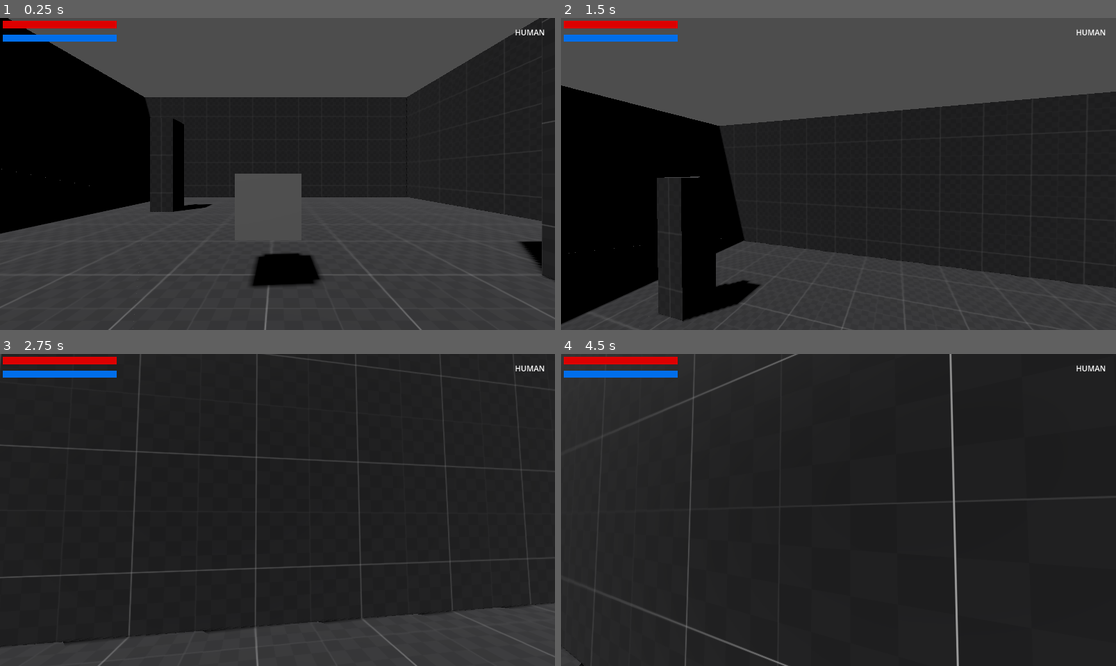
Above: before the commit, frames 1-4 (two rows, left to right).
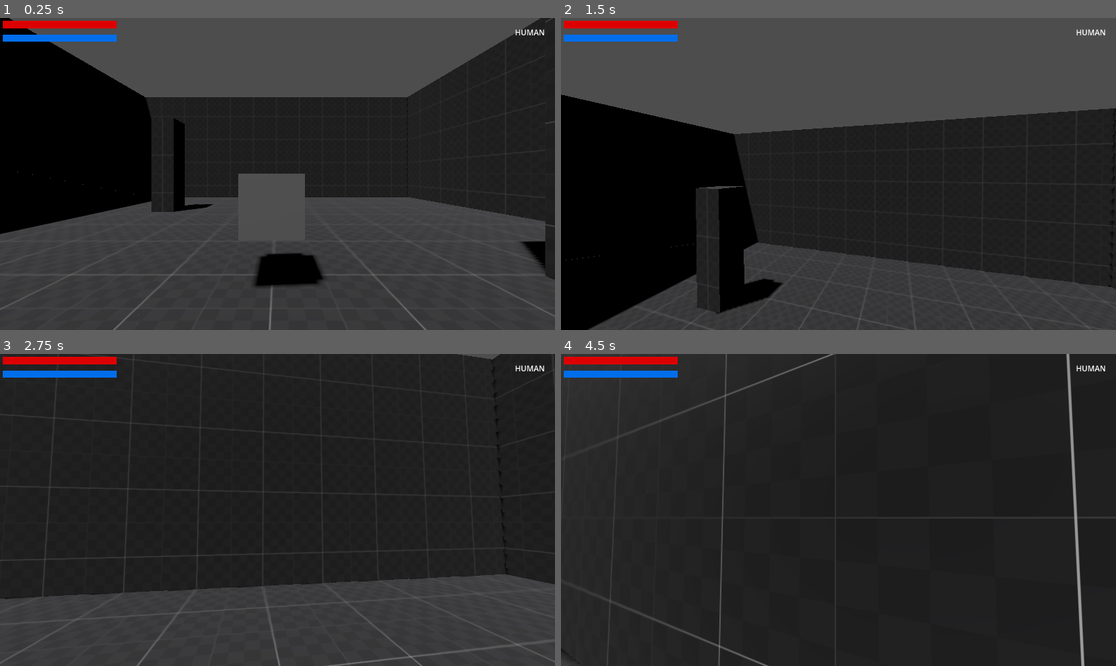
Above: after the commit, the same moments.

Repository: SpaceMoreDev/Codename_Retribution
Game: Godot game, scene res://Scenes/Main.tscn
The game is run twice, just before and just after one commit, with the same random seed, the same clock (stepped at 60 frames per second) and the same inputs.
Inputs (mouse positions are in pixels of both pictures, inside the frame that each line leads up to):
- Up to frame 1 (0.25 s): no input
- Up to frame 2 (1.5 s): move the mouse to (866, 174) at 0.52 s; hold W (UP) from 0.53 s (still down); tap Shift (RUN) at 0.6, 1.35 s; tap Space (JUMP) at 0.77 s; move the mouse to (810, 174) at 1.27 s
- Up to frame 3 (2.75 s): keep holding W (UP); tap Space (JUMP) at 1.52 s; move the mouse to (288, 503) at 2.02 s; tap Shift (RUN) at 2.1 s
- Up to frame 4 (4.5 s): keep holding W (UP); move the mouse to (832, 516) at 2.77 s; tap Shift (RUN) at 2.85, 3.6, 4.35 s; tap Space (JUMP) at 3.02, 3.77 s; move the mouse to (877, 513) at 3.52 s; move the mouse to (794, 506) at 4.27 s

The runs differ from the first frame. In frame 1, 1.0% of the frame differs, in the area x 0-100%, y 0-100%; in frame 2, 10%; in frame 3, 14%; in frame 4, 2.2%.

Commit message:
Added suitable amplitude and frequency to player camera

Diff:
--- a/Scenes/Packed/player.tscn
+++ b/Scenes/Packed/player.tscn
@@ -19,6 +19,8 @@
 [node name="Camera3D" type="Camera3D" parent="."]
 transform = Transform3D(1, 0, 0, 0, 1, 0, 0, 0, 1, 0, 0.918134, 0)
 script = ExtResource("2_rsliq")
+_frequency = 5
+_amplitude = 0.05
 
 [node name="Stats" type="Node3D" parent="."]
 script = ExtResource("1_sce2v")
--- a/Scripts/Player/PlayerController.gd
+++ b/Scripts/Player/PlayerController.gd
@@ -10,11 +10,11 @@
 var Jump_Speed : float = 6.0
 var canJump : bool  = true
 var original_gravity = 10.9
-var _gravity = original_gravity
+var _gravity = ProjectSettings.get_setting("physics/3d/default_gravity")
 
 
-const WALK_SPEED = 3
-const SPRINT_SPEED = 7
+const WALK_SPEED = 2.5
+const SPRINT_SPEED = 4.5
 
 func _ready():
 	Speed = WALK_SPEED
